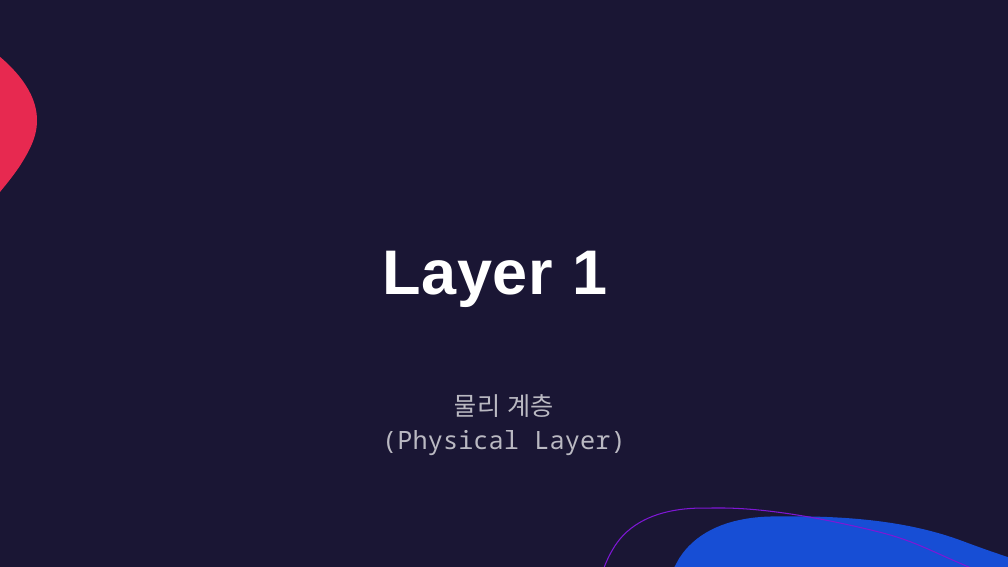
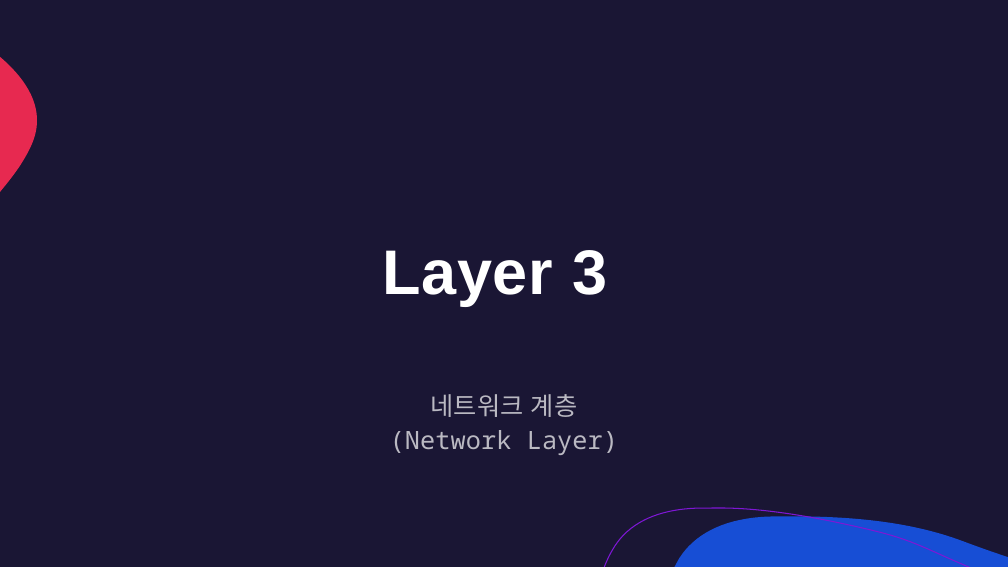
Before and after one commit to lumen4723/2024_network, a slide deck: slide 3 of 3.pptx (slide 14 before the commit). Drawn at 1008x567 pixels with LibreOffice and Linux fonts; fonts in the diff are those of the drawing. Boxes give left, top, right and bottom in pixels: in the first picture for what was removed or moved away, otherwise in the second. Text is boxed around its words. In the diff, an @@ line names an element or a change of style, - is before the commit and + after.

```diff
--- a/3.pptx
+++ b/3.pptx
@@ title at [382,250,607,306]: text changed @@
-Layer 1
+Layer 3
@@ subtitle at [390,394,618,455]: text changed @@
-물리 계층
-(Physical Layer)
+네트워크 계층
+(Network Layer)
```
Also in this commit, not shown: 12 slides added, 13 slides removed, 5 other files.
